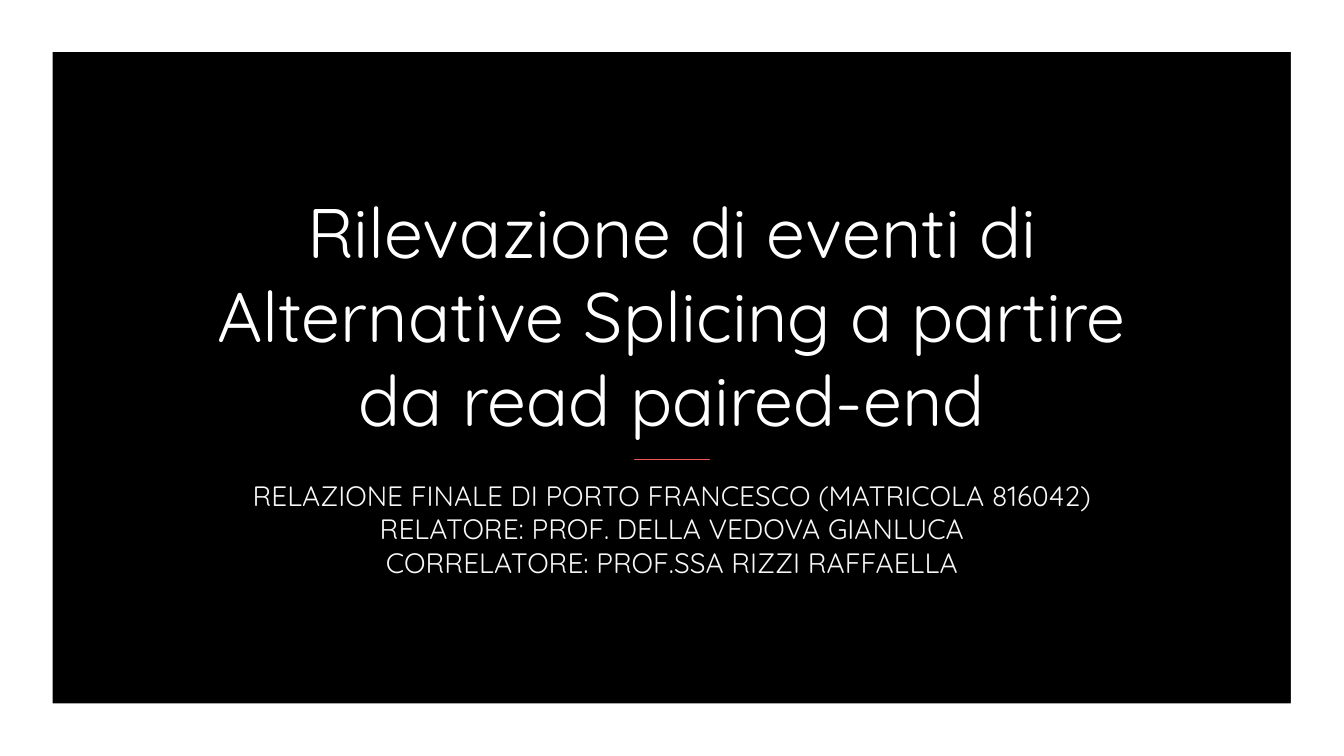
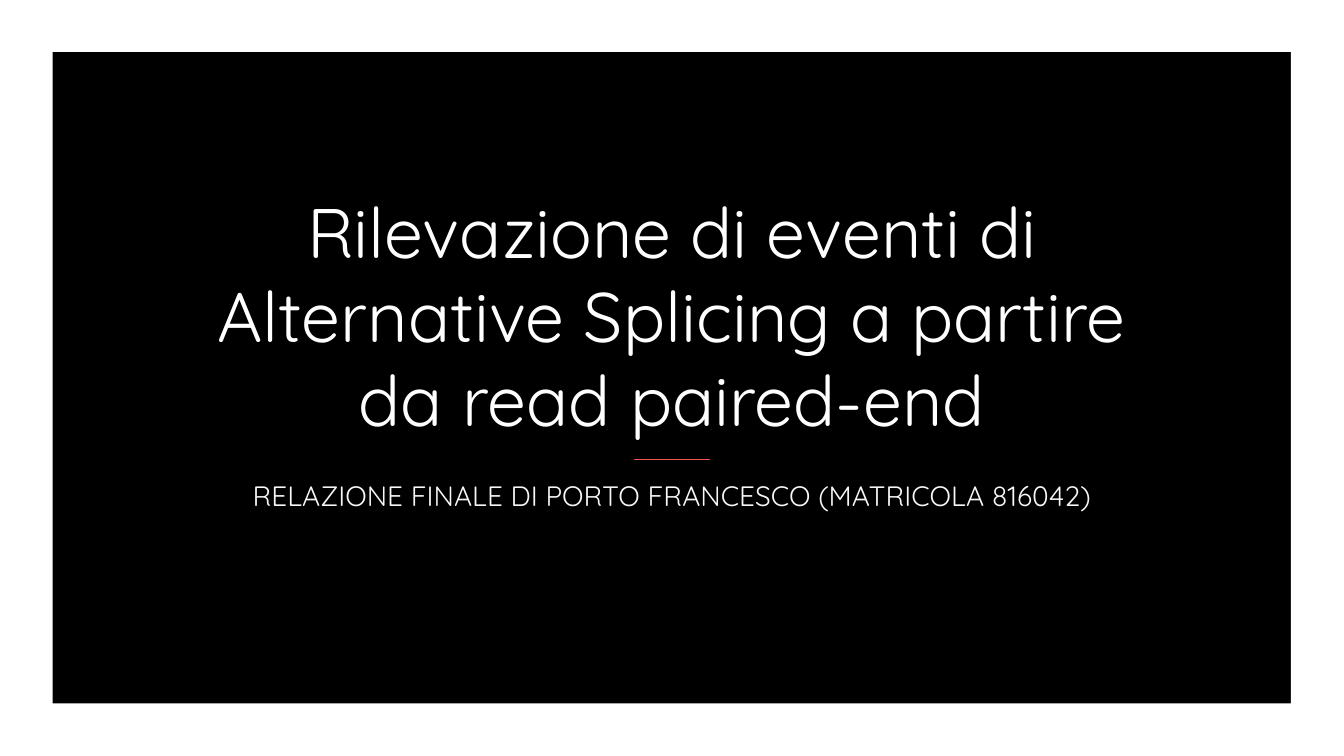
Before and after one commit to HopedWall/TesiTriennaleASGAL, a slide deck: slide 1 of powerpoint/Presentazione.pptx. Drawn at 1344x756 pixels with LibreOffice and Linux fonts; fonts in the diff are those of the drawing; background and template pictures are left out. Boxes give left, top, right and bottom in pixels: in the first picture for what was removed or moved away, otherwise in the second. Text is boxed around its words. In the diff, an @@ line names an element or a change of style, - is before the commit and + after.

Commit message:
Finished powerpoint

```diff
--- a/powerpoint/Presentazione.pptx
+++ b/powerpoint/Presentazione.pptx
@@ subtitle at [253,486,1091,512]: text changed @@
-RELAZIONE FINALE DI PORTO FRANCESCO (MATRICOLA 816042)
-RELATORE: PROF. DELLA VEDOVA GIANLUCA
-CORRELATORE: PROF.SSA RIZZI RAFFAELLA
+RELAZIONE FINALE DI PORTO FRANCESCO (MATRICOLA 816042)
```
Also in this commit, not shown: 2 other slides changed, 10 slides added, 5 other files.
